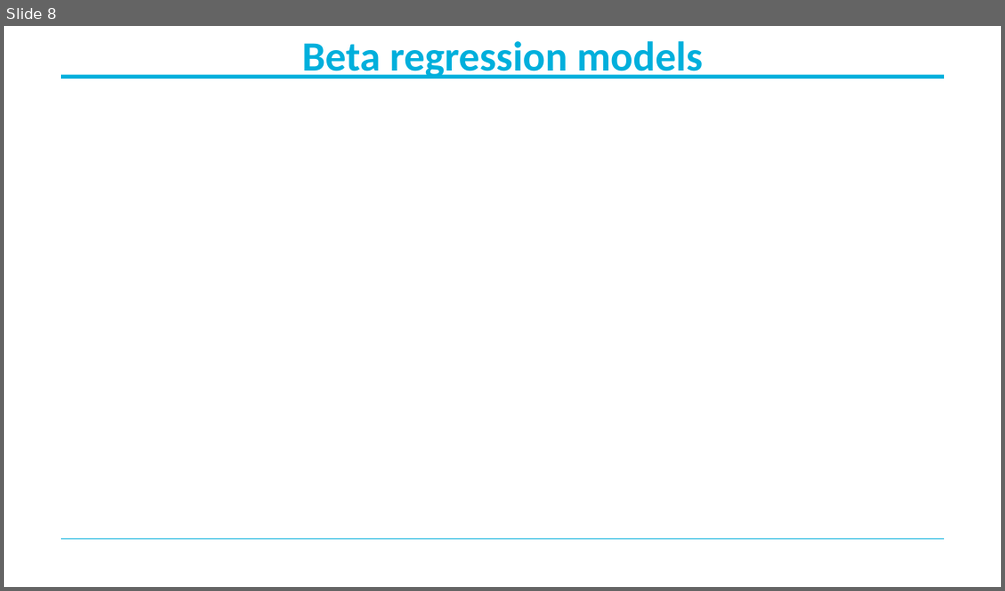
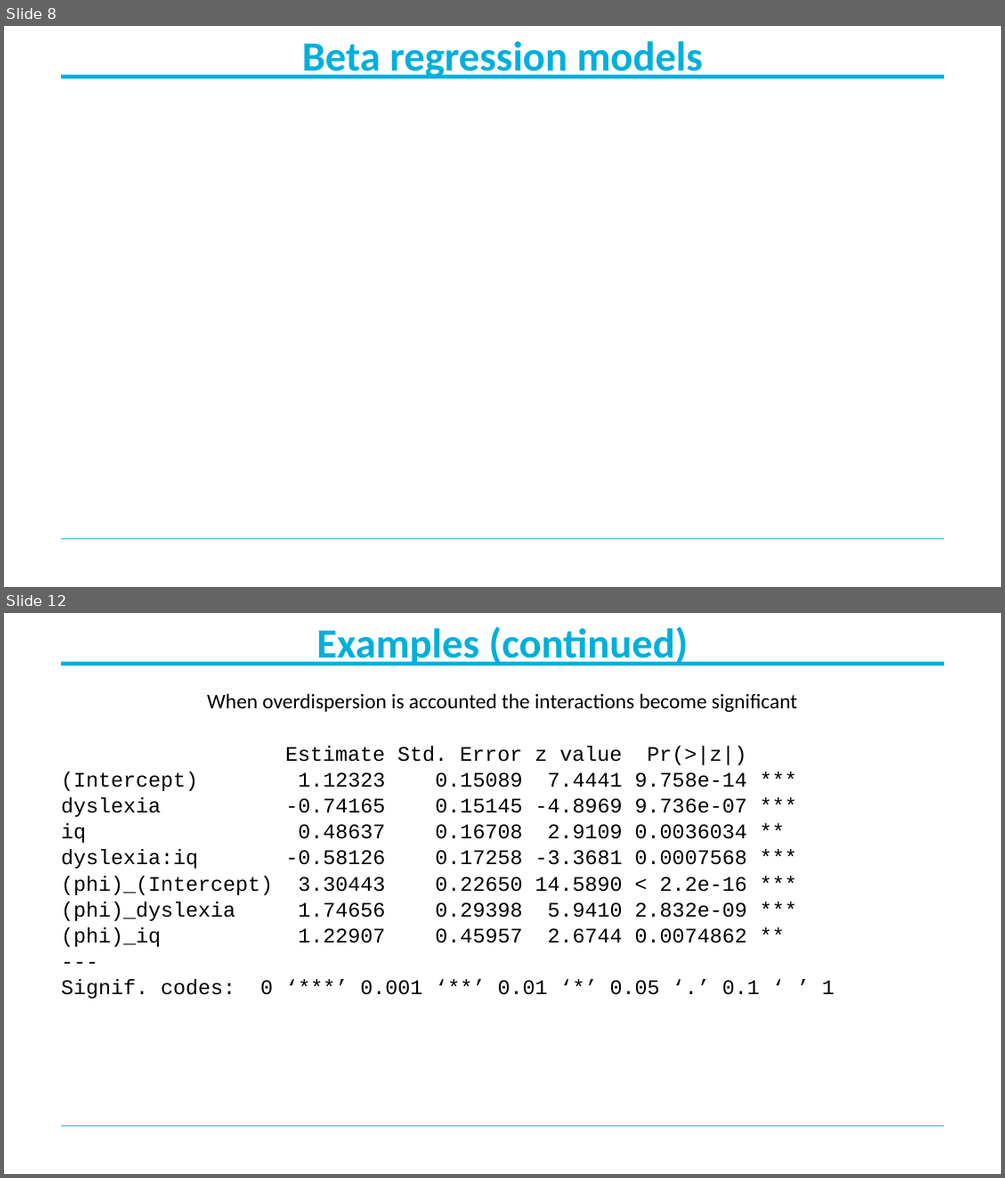
Before and after one commit to MichaelBelias/My-Complete-Book-In-R, a slide deck: Beta Regression/Beta-regression.pptx. Shown one above the other, each under a label of ours: slide 8 before the commit, slides 8 and 12 after it; the slides between them are not shown. The pictures are 1005x591 and 1005x1178 pixels, drawn with LibreOffice and Linux fonts; fonts in the diff are those of the drawing; grey boxes stand for pictures; background and template pictures are left out. Boxes give left, top, right and bottom in pixels: in the first picture for what was removed or moved away, otherwise in the second. Text is boxed around its words. In the diff, an @@ line names an element or a change of style, - is before the commit and + after.

```diff
--- a/Beta Regression/Beta-regression.pptx
+++ b/Beta Regression/Beta-regression.pptx
@@ slide 12 added at (4,613,1001,1174), background #FFFFFF; not listed: 2 template elements that a slide beside it also shows @@
@@ title added at (316,626,688,666), 40 pt, text #00AFDC, bold @@
+Examples (continued)
@@ text added at (61,693,834,998), 20 pt, text #000000 @@
+When overdispersion is accounted the interactions become significant
+Estimate Std. Error z value Pr(>|z|)
+(Intercept) 1.12323 0.15089 7.4441 9.758e-14 ***
+dyslexia -0.74165 0.15145 -4.8969 9.736e-07 ***
+iq 0.48637 0.16708 2.9109 0.0036034 **
+dyslexia:iq -0.58126 0.17258 -3.3681 0.0007568 ***
+(phi)_(Intercept) 3.30443 0.22650 14.5890 < 2.2e-16 ***
+(phi)_dyslexia 1.74656 0.29398 5.9410 2.832e-09 ***
+(phi)_iq 1.22907 0.45957 2.6744 0.0074862 **
+---
+Signif. codes: 0 ‘***’ 0.001 ‘**’ 0.01 ‘*’ 0.05 ‘.’ 0.1 ‘ ’ 1
```
Also in this commit, not shown: 2 slides changed, 6 other slides added, 1 slide removed, 2 other files.
